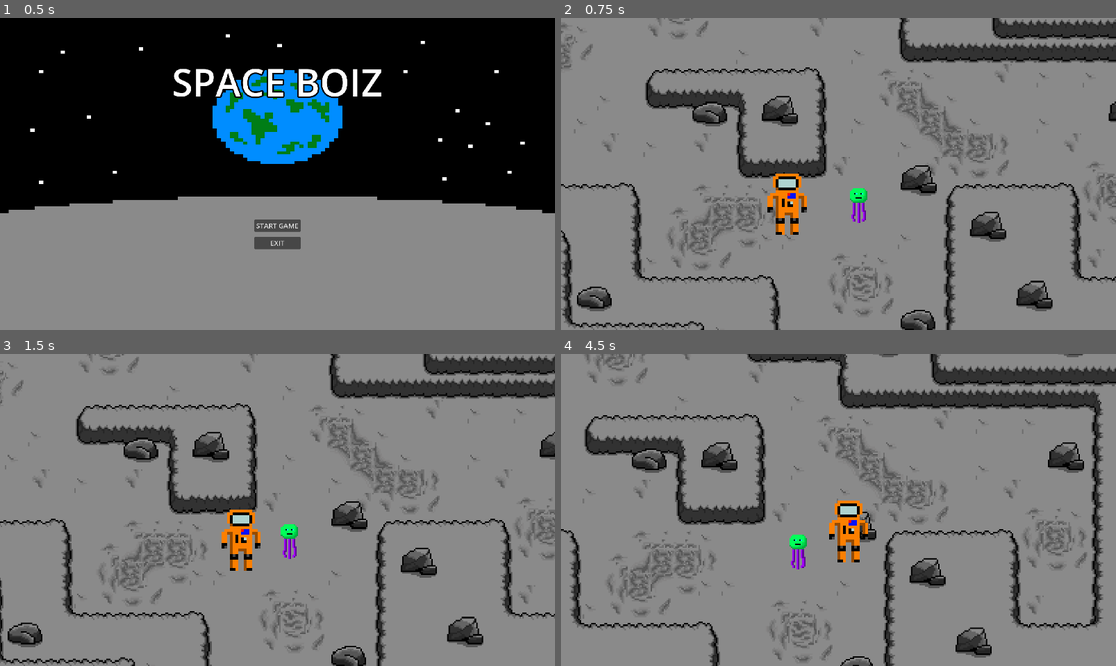
Above: before the commit, frames 1-4 (two rows, left to right).
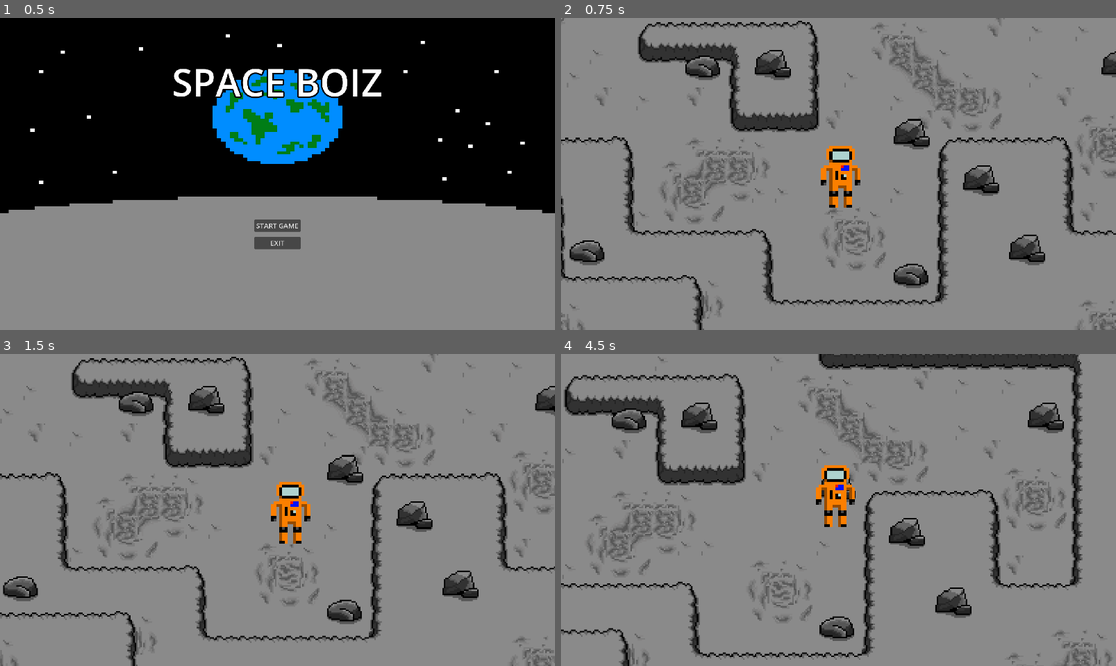
Above: after the commit, the same moments.

Repository: JoelAWinter/Joels-SpaceBoiz-GitHub-Repository
Game: Godot game, scene res://scenes/main menu/main_menu.tscn
Two runs of this game, one before a commit and one after it. Both use one fixed random seed, a clock stepped at 60 frames per second and the inputs below.
Inputs:
- Up to frame 1 (0.5 s): no input
- Up to frame 2 (0.75 s): click "START GAME" at 0.5 s
- Up to frame 3 (1.5 s): tap Enter at 1.25 s; hold Right (ui_right) from 1.28 s (still down)
- Up to frame 4 (4.5 s): release Right (ui_right) at 2.03 s; hold Down (ui_down) 2.03-2.78 s; hold Right (ui_right) 2.78-3.53 s; tap Space at 3.5 s; hold Up (ui_up) 3.53-4.28 s; hold Left (ui_left) from 4.28 s (still down)

Frame 1 is identical in both runs. In frame 2, 28% of the frame differs, in the area x 0-100%, y 0-100%; in frame 3, 28%; in frame 4, 31%.

Commit message:
Fixed folder/New Main
Lost code so made an older version the main folder and now am using this as the main.

Diff:
--- a/7DIT-2D-Godot-SpaceBoiz/Joels-SpaceBoiz-Godot-Game/player.gd
+++ b/7DIT-2D-Godot-SpaceBoiz/Joels-SpaceBoiz-Godot-Game/player.gd
@@ -1,7 +1,7 @@
 extends CharacterBody2D
 
-const max_speed = 100
-const accel = 1000
+const max_speed = 80
+const accel = 600
 const friction = 200
 
 var input = Vector2.ZERO
--- a/7DIT-2D-Godot-SpaceBoiz/Joels-SpaceBoiz-Godot-Game/scenes/world.tscn
+++ b/7DIT-2D-Godot-SpaceBoiz/Joels-SpaceBoiz-Godot-Game/scenes/world.tscn
@@ -1,10 +1,9 @@
-[gd_scene load_steps=18 format=3 uid="uid://ynlnohbhqvcy"]
+[gd_scene load_steps=17 format=3 uid="uid://ynlnohbhqvcy"]
 
 [ext_resource type="Texture2D" uid="uid://cg6te3ytvx7o2" path="res://art/SpaceBoiz Moon Textures.png" id="1_61dh5"]
 [ext_resource type="Texture2D" uid="uid://430jlcefat4e" path="res://art/New Piskel.png" id="1_qjetf"]
 [ext_resource type="PackedScene" uid="uid://u4kgrk72nysw" path="res://player.tscn" id="3_ec2tc"]
 [ext_resource type="Texture2D" uid="uid://b22vi5vxwsgtt" path="res://art/SpaceBoiz Moon Textures (updated).png" id="3_yeb7r"]
-[ext_resource type="Texture2D" uid="uid://be5w0ql3jsmp3" path="res://art/Enemy art.png" id="4_m5do8"]
 [ext_resource type="Texture2D" uid="uid://0f42q83r7hgd" path="res://art/moon ground.png" id="4_qhqpb"]
 [ext_resource type="Texture2D" uid="uid://yyijjsbqd8qj" path="res://art/moon ground (texture 2).png" id="5_d76r2"]
 [ext_resource type="Texture2D" uid="uid://bj00sk8h2oe02" path="res://art/moon ground set (texture 3).png" id="6_dqht5"]
@@ -307,7 +306,7 @@
 [node name="World" type="Node2D"]
 
 [node name="TileMap" type="TileMap" parent="."]
-position = Vector2(-2, 1)
+position = Vector2(16, 16)
 tile_set = SubResource("TileSet_ha5ex")
 format = 2
 layer_0/name = "1"
@@ -329,19 +328,13 @@
 layer_2/tile_data = PackedInt32Array(655382, 131074, 3, 720918, 131074, 4, 655383, 196610, 3, 720919, 196610, 4, 851992 …(1421 unchanged characters)…
 
 [node name="player" parent="." instance=ExtResource("3_ec2tc")]
-position = Vector2(219, 175)
+position = Vector2(279, 203)
 
 [node name="FollowCam" type="Camera2D" parent="player"]
-position = Vector2(43, -34)
+position = Vector2(6, -15)
 zoom = Vector2(5, 5)
 limit_left = 0
 limit_top = 0
-limit_right = 496
-limit_bottom = 272
+limit_right = 528
+limit_bottom = 304
 position_smoothing_enabled = true
-
-[node name="CharacterBody2D" type="CharacterBody2D" parent="."]
-position = Vector2(276, 161)
-
-[node name="Sprite2D" type="Sprite2D" parent="CharacterBody2D"]
-texture = ExtResource("4_m5do8")
